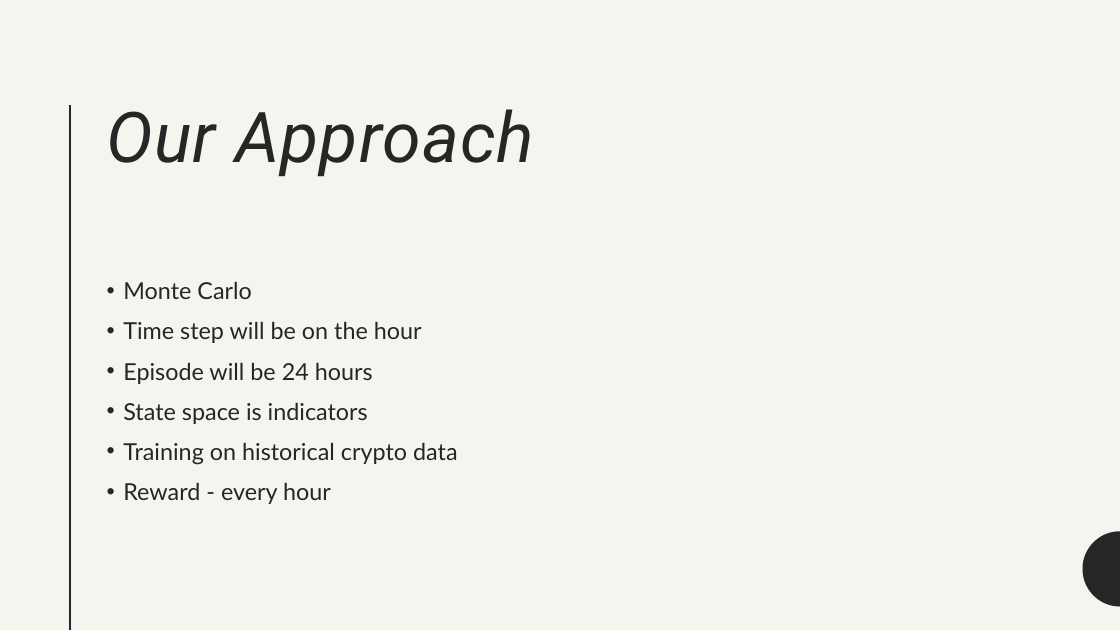
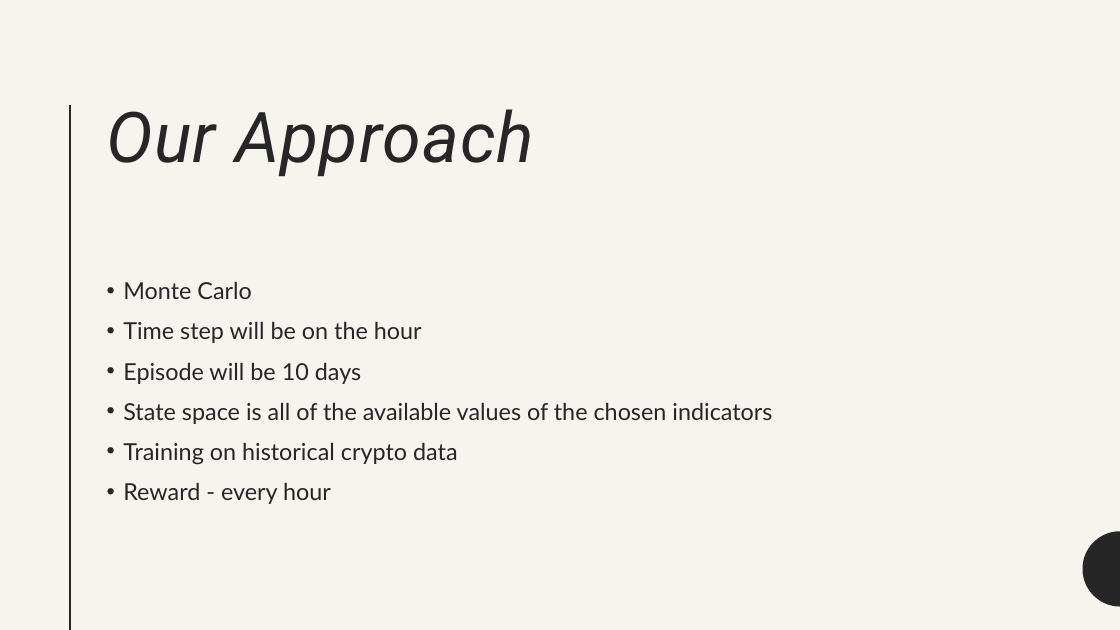
Before and after one commit to JacobTheDuck/Crypto-Reinforcement-Learning, a slide deck: slide 5 of RL Crypto Midterm.pptx. Drawn at 1120x630 pixels with LibreOffice and Linux fonts; fonts in the diff are those of the drawing. Boxes give left, top, right and bottom in pixels: in the first picture for what was removed or moved away, otherwise in the second. Text is boxed around its words. In the diff, an @@ line names an element or a change of style, - is before the commit and + after.

```diff
--- a/RL Crypto Midterm.pptx
+++ b/RL Crypto Midterm.pptx
@@ text at <box>123,363,772,424</box>: text changed @@
-• Episode will be 24 hours
-• State space is indicators
+• Episode will be 10 days
+• State space is all of the available values of the chosen indicators
```
Also in this commit, not shown: 1 other slide changed, 2 slides added.
